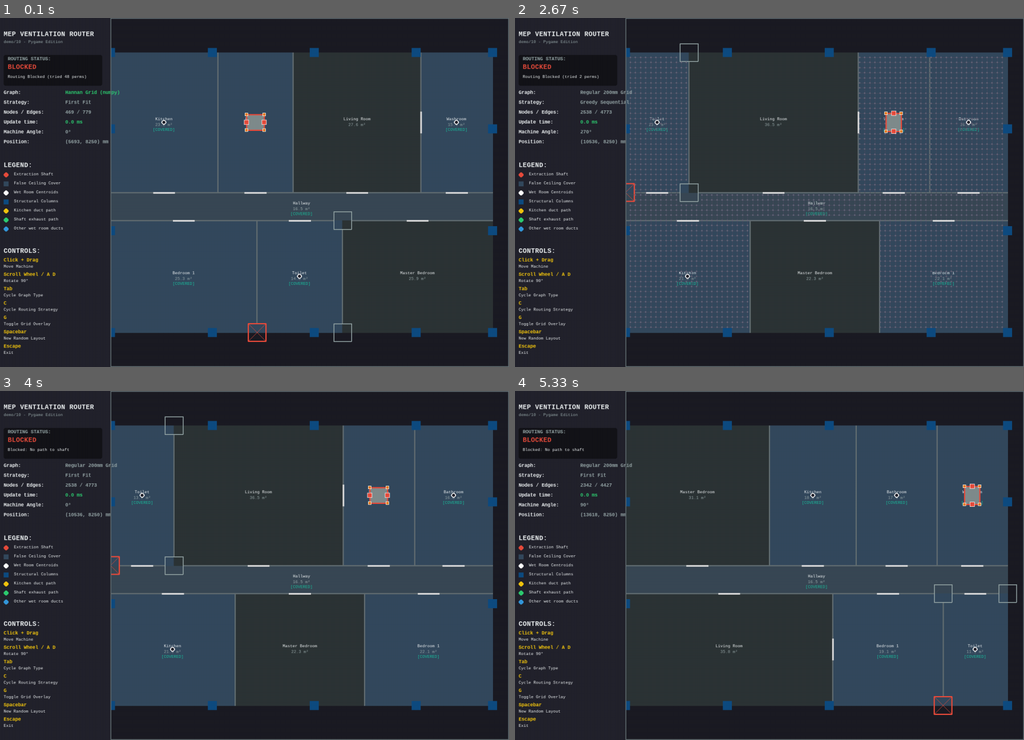
Above: before the commit, frames 1-4 (two rows, left to right).
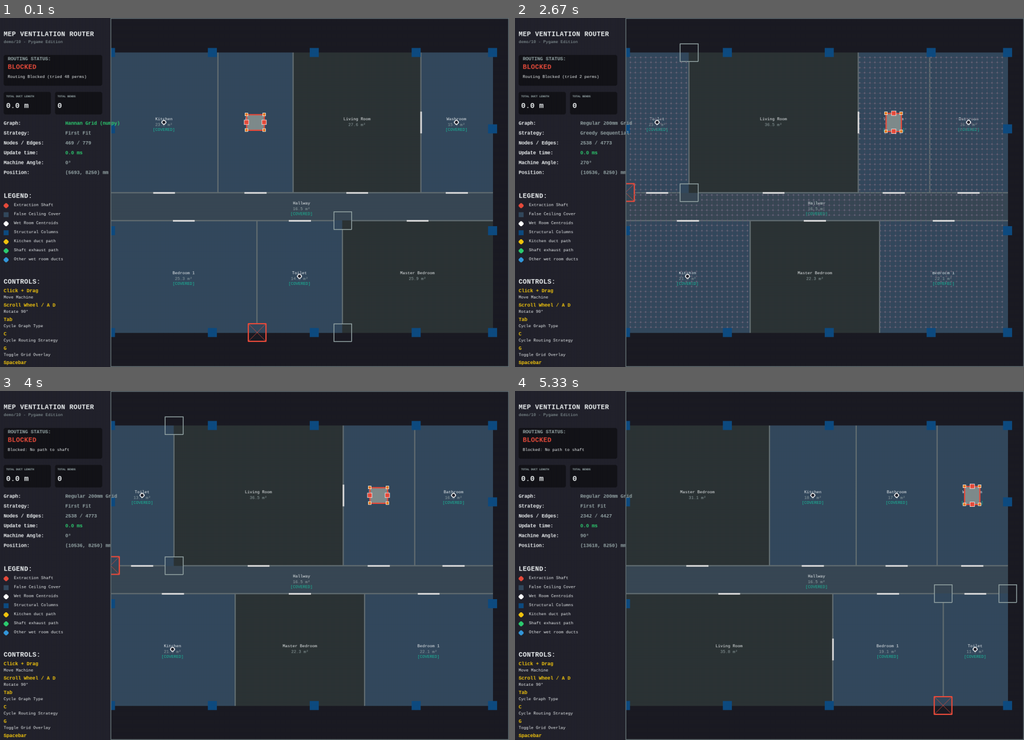
Above: after the commit, the same moments.

Repository: alxgom/MEP
Game: pygame game, started from demos/10/main.py
Same seed, same stepped clock (60 frames per second), same inputs: the game is played once before the commit and once after it.
Inputs (mouse positions are in pixels of both pictures, inside the frame that each line leads up to):
- Up to frame 1 (0.1 s): no input
- Up to frame 2 (2.67 s): hold G 0.33-0.8 s; hold Right 0.33-0.8 s; move the mouse to (749, 206) at 0.37 s; hold Tab 0.83-1.3 s; hold Right 0.83-1.3 s; move the mouse to (932, 182) at 0.87 s; tap C at 0.98, 2.32 s; hold Tab 1.33-1.8 s; hold Right 1.33-1.8 s; tap Space at 1.83 s; hold Right 2.17-2.63 s
- Up to frame 3 (4 s): hold Right 2.67-3.13 s; hold Left 3.17-3.7 s; tap G at 3.32 s; hold Left from 3.73 s (still down); tap C at 3.88 s
- Up to frame 4 (5.33 s): release Left at 4.13 s; hold Right 4.17-4.8 s; tap Space at 4.83 s; hold Left from 5.17 s (still down); tap C at 5.32 s

The runs differ from the first frame. In frame 1, 2.5% of the frame differs, in the area x 0-24%, y 20-100%; in frame 2, 2.6%, in the area x 0-23%, y 20-100%; in frame 3, 2.5%; in frame 4, 2.5%.

Commit message:
Implement interactive KPI cards in Pygame HUD for total routed length and amount of bends

Diff:
--- a/demos/10/main.py
+++ b/demos/10/main.py
@@ -1191,6 +1191,8 @@
     font_large = pygame.font.SysFont("Consolas", 18, bold=True)
     font_medium = pygame.font.SysFont("Consolas", 14, bold=True)
     font_small = pygame.font.SysFont("Consolas", 11)
+    font_kpi = pygame.font.SysFont("Consolas", 20, bold=True)
+    font_tiny = pygame.font.SysFont("Consolas", 8, bold=True)
 
     # Initial setup
     generate_new_dwelling()
@@ -1409,8 +1411,32 @@
         explanation_lbl = font_small.render(status, True, COLOR_TEXT)
         screen.blit(explanation_lbl, (30, 137))
 
+        # KPI Cards (Length & Turns)
+        total_length_m = 0.0
+        total_turns = 0
+        if routes:
+            for name, segs in routes:
+                total_length_m += sum(np.hypot(p2[0]-p1[0], p2[1]-p1[1]) for p1, p2 in segs) / 1000.0
+                total_turns += calculate_tree_turns(segs)
+
+        # Card backgrounds
+        pygame.draw.rect(screen, (20, 20, 25), (20, 180, 115, 55), 0, 4)
+        pygame.draw.rect(screen, (20, 20, 25), (145, 180, 115, 55), 0, 4)
+
+        # Card 1 (Total Length)
+        lbl_card1 = font_tiny.render("TOTAL DUCT LENGTH", True, COLOR_MUTED)
+        screen.blit(lbl_card1, (26, 187))
+        val_card1 = font_kpi.render(f"{total_length_m:.1f} m", True, (46, 204, 113) if routes else COLOR_TEXT)
+        screen.blit(val_card1, (26, 204))
+
+        # Card 2 (Total Turns)
+        lbl_card2 = font_tiny.render("TOTAL BENDS", True, COLOR_MUTED)
+        screen.blit(lbl_card2, (151, 187))
+        val_card2 = font_kpi.render(f"{total_turns}", True, (230, 126, 34) if routes else COLOR_TEXT)
+        screen.blit(val_card2, (151, 204))
+
         # Execution Specs
-        specs_y = 175
+        specs_y = 250
         n_nodes = len(grid_nodes) if grid_nodes is not None else 0
         n_edges = len(grid_edge_list) if grid_edge_list else 0
         specs = [
